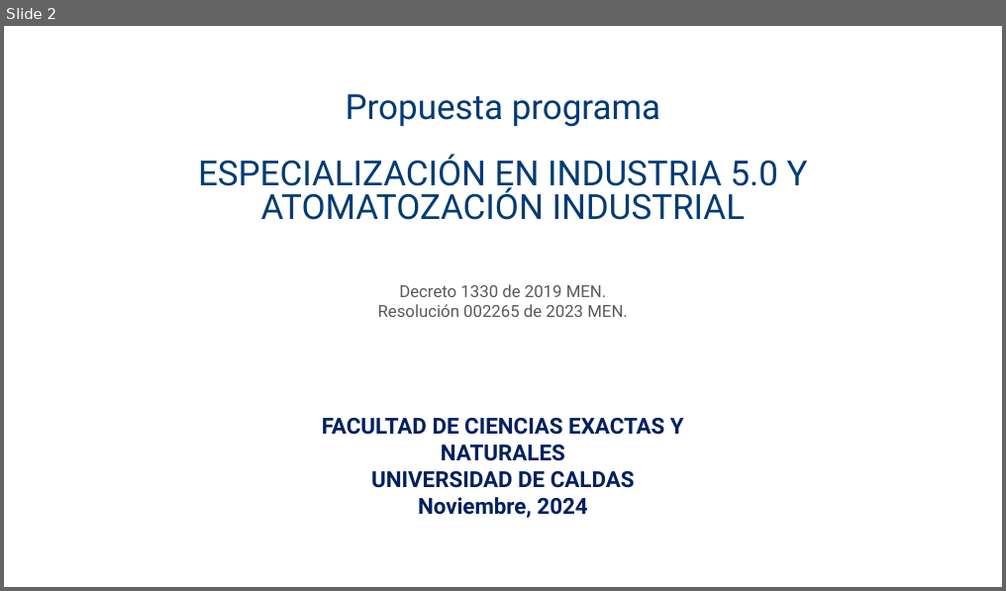
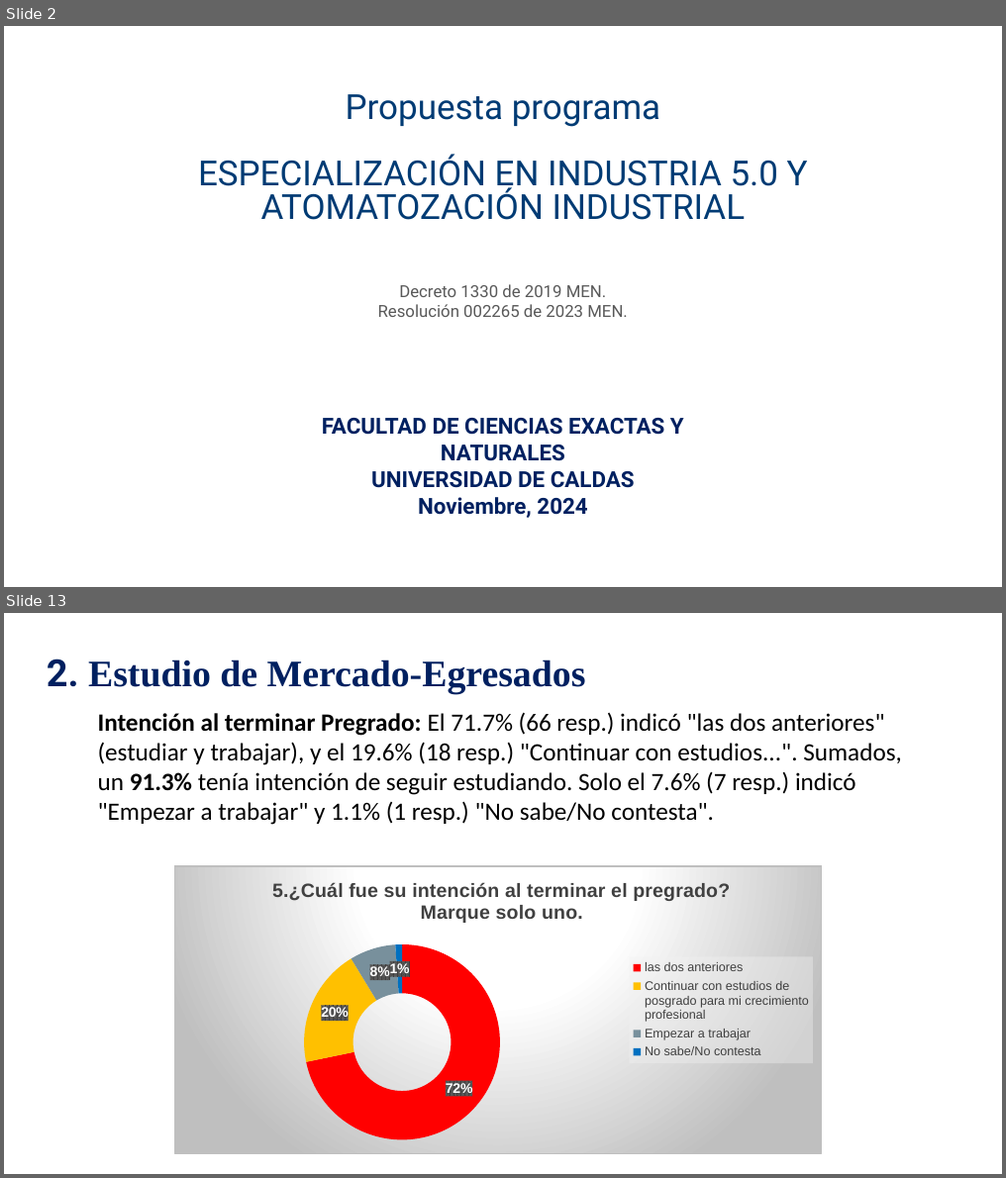
Before and after one commit to DanielVickG87/ESPECIALIZACION_EN_INDUSTRIA_5.0_Y_AUTOMATIZACION_INDUSTRIAL, a slide deck: Presentación decanatura PROGRAMA ESPECIALIZACIÓN EN INDUSTRIA 5.0.pptx. Shown one above the other, each under a label of ours: slide 2 before the commit, slides 2 and 13 after it; the slides between them are not shown. The pictures are 1006x591 and 1006x1178 pixels, drawn with LibreOffice and Linux fonts; fonts in the diff are those of the drawing; background and template pictures are left out. Boxes give left, top, right and bottom in pixels: in the first picture for what was removed or moved away, otherwise in the second. Text is boxed around its words. In the diff, an @@ line names an element or a change of style, - is before the commit and + after.

```diff
--- a/Presentación decanatura PROGRAMA ESPECIALIZACIÓN EN INDUSTRIA 5.0.pptx
+++ b/Presentación decanatura PROGRAMA ESPECIALIZACIÓN EN INDUSTRIA 5.0.pptx
@@ slide 13 added at (x1=4, y1=613, x2=1002, y2=1174), background picture (left out) @@
@@ text added at (x1=47, y1=659, x2=586, y2=693), 27 pt, text #002060, bold @@
+2. Estudio de Mercado-Egresados
@@ text added at (x1=98, y1=712, x2=902, y2=825), 18 pt, text #000000 @@
+Intención al terminar Pregrado: El 71.7% (66 resp.) indicó "las dos anteriores" (estudiar y trabajar), y el 19.6% (18 resp.) "Continuar con estudios...". Sumados, un 91.3% tenía intención de seguir estudiando. Solo el 7.6% (7 resp.) indicó "Empezar a trabajar" y 1.1% (1 resp.) "No sabe/No contesta".
@@ doughnut chart added at (x1=174, y1=865, x2=823, y2=1154) @@
+title "5.¿Cuál fue su intención al terminar el pregrado? Marque solo uno. "
+categories: las dos anteriores, Continuar con estudios de posgrado para mi crecimiento profesional, Empezar a trabajar, No sabe/No contesta
+Series 1: 72, 20, 8, 1
```
Also in this commit, not shown: 7 slides changed, 14 other slides added, 2 slides removed, 10 other files.
